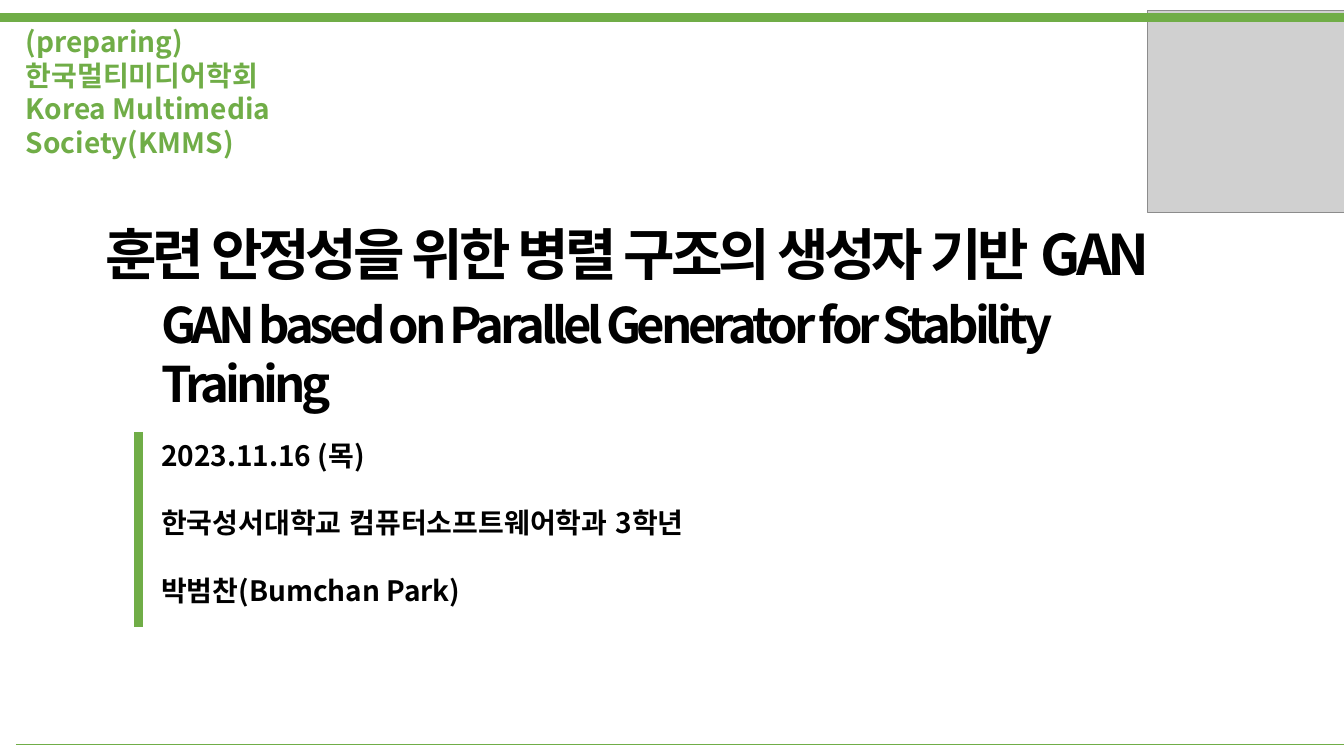
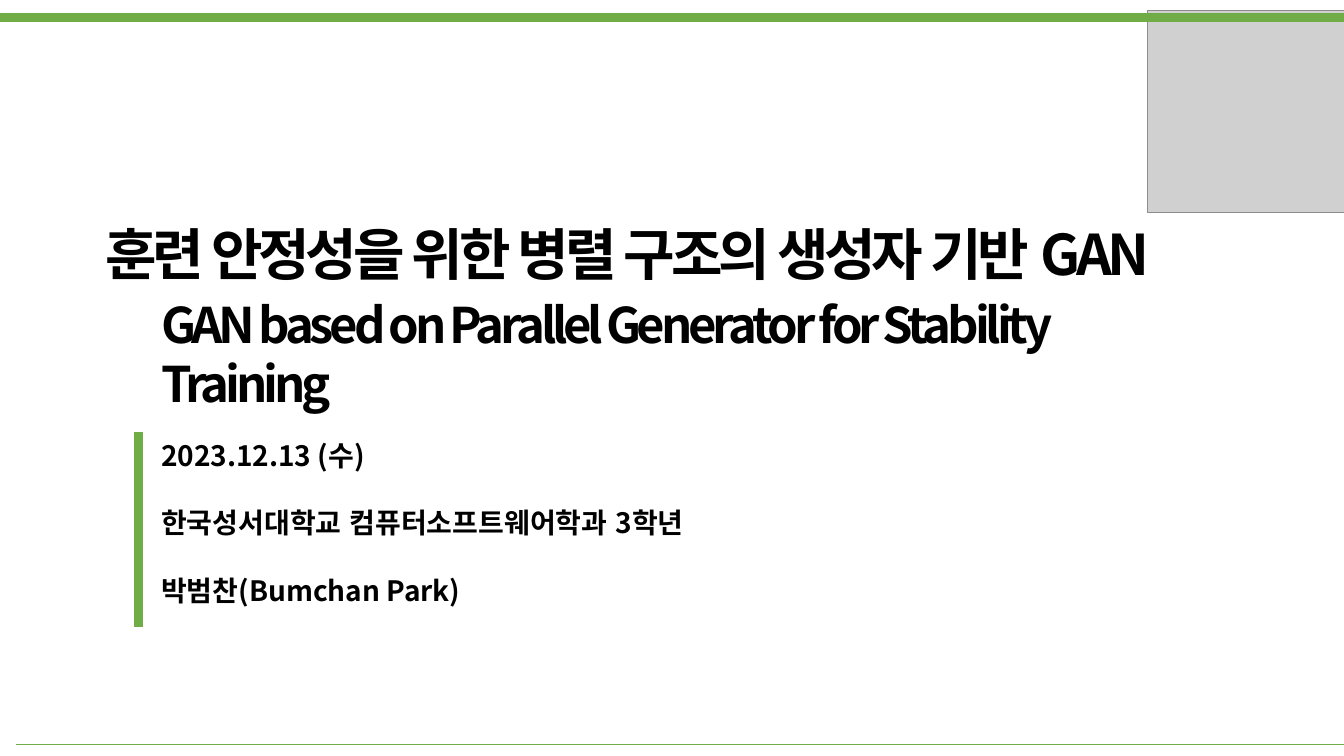
Before and after one commit to bumcoding/GAN_Indicators, a slide deck: slide 1 of PPT/11.16일 발표_박범찬.pptx. Drawn at 1344x756 pixels with LibreOffice and Linux fonts; fonts in the diff are those of the drawing; grey boxes stand for pictures. Boxes give left, top, right and bottom in pixels: in the first picture for what was removed or moved away, otherwise in the second. Text is boxed around its words. In the diff, an @@ line names an element or a change of style, - is before the commit and + after.

```diff
--- a/PPT/11.16일 발표_박범찬.pptx
+++ b/PPT/11.16일 발표_박범찬.pptx
@@ text removed at bbox=[26, 29, 270, 160] @@
-(preparing)
-한국멀티미디어학회
-Korea Multimedia Society(KMMS)
@@ text at bbox=[161, 443, 365, 472]: text changed @@
-2023.11.16 (목)
+2023.12.13 (수)
```
Also in this commit, not shown: 1 other slide changed, 10 other files.
